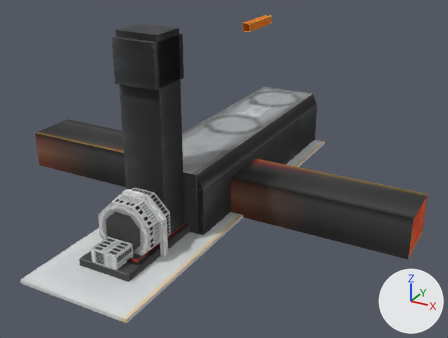
The OBJ model src/main/resources/assets/eln2/models/block/small_thermal_electric_generator/body.obj, before and after one commit.
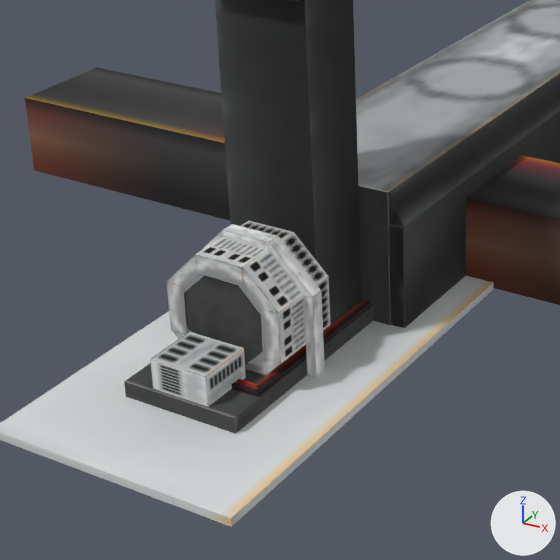
Old and new are each drawn whole from a 50 mm camera at (0.694, -1.186, 0.672) aimed at (0.063, -0.04, 0.099) and again close up on the part from 5% to 61% of the width and 26% to 100% of the height. The axes (+X, +Y, +Z) are drawn at lower right. The lights are the same throughout. The last two pictures show the newer version. Where no turn or scale is listed for an object, it has been applied to the vertices.

Names of what the first close-up shows: 'belt_housing0', 'casing', 'generator_bottom_plate', 'ground_plate', 'main_housing', 'output_cable1', 'output_cable2', 'shroud_side_1', 'shroud_slant_1', 'stator_cover_back', 'stator_ring2', 'stator_ring3' and 15 more.
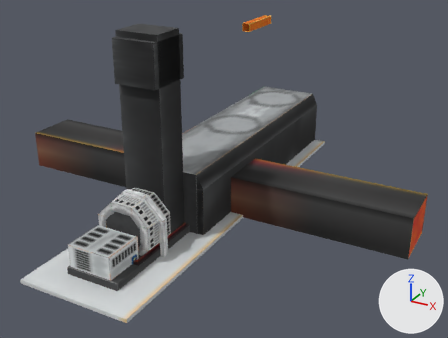
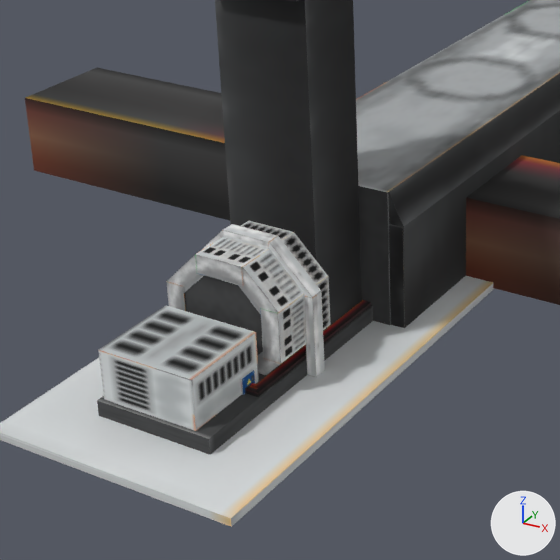
Scene script edits in JSON lines:
```json
{"block": "me_generator_bottom_plate", "where": "# used by ob_generator_bottom_plate; location = (0.0, 0.0, 0.0)"}
{"op": "remove", "block": "me_generator_bottom_plate", "code": "me_generator_bottom_plate.from_pydata(...)  # 8 vertices, 5 faces; spans x -0.059..0.059, y -0.406..-0.188, z 0.006..0.022"}
{"op": "add", "block": "me_generator_bottom_plate", "code": "me_generator_bottom_plate.from_pydata(...)  # 8 vertices, 5 faces; spans x -0.059..0.059, y -0.441..-0.188, z 0.006..0.022"}
{"block": "me_generator_bottom_plate", "change": "me_generator_bottom_plate part 1: the whole mesh is scaled about its middle by (1, 1.16, 1), then moved by (0.0, -0.017, 0.0)"}
{"op": "add", "block": "me_sign", "code": ["me_sign = bpy.data.meshes.new('sign')", "me_sign.from_pydata(...)  # 8 vertices, 5 faces; spans x 0.043..0.0446, y -0.3742..-0.357, z 0.0204..0.0376", "me_sign.materials.append(mat_m_386ca4f1_58b6_72ad_bfad_1068213d77f8)  # picture img_small_thermal_electric_generator"]}
{"op": "add", "block": "me_electronics_casing", "code": ["me_electronics_casing = bpy.data.meshes.new('electronics_casing')", "me_electronics_casing.from_pydata(...)  # 8 vertices, 5 faces; spans x -0.055..0.043, y -0.4367..-0.3491, z 0.0215..0.0705", "me_electronics_casing.materials.append(mat_m_386ca4f1_58b6_72ad_bfad_1068213d77f8)  # picture img_small_thermal_electric_generator"]}
{"op": "remove", "block": "ob_casing", "code": ["ob_casing = bpy.data.objects.new('casing', me_casing)", "ob_casing.location = (0.0, 0.0, 0.0)"]}
{"op": "add", "block": "ob_sign", "code": ["ob_sign = bpy.data.objects.new('sign', me_sign)", "ob_sign.location = (0.0, 0.0, 0.0)"]}
{"op": "add", "block": "ob_electronics_casing", "code": ["ob_electronics_casing = bpy.data.objects.new('electronics_casing', me_electronics_casing)", "ob_electronics_casing.location = (0.0, 0.0, 0.0)"]}
```

Pixel boxes [x1, y1, x2, y2] of what changed, in the close-ups (560 x 560 px):
```json
{"object": "electronics_casing", "change": "added", "after": [98, 306, 259, 431]}
{"object": "generator_bottom_plate", "change": "moved, rescaled", "before": [124, 306, 373, 434], "after": [97, 306, 373, 454], "on screen": "11% wider, 16% taller"}
{"object": "casing", "change": "deleted", "before": [150, 332, 246, 407]}
{"object": "sign", "change": "added", "after": [241, 369, 255, 395]}
```
